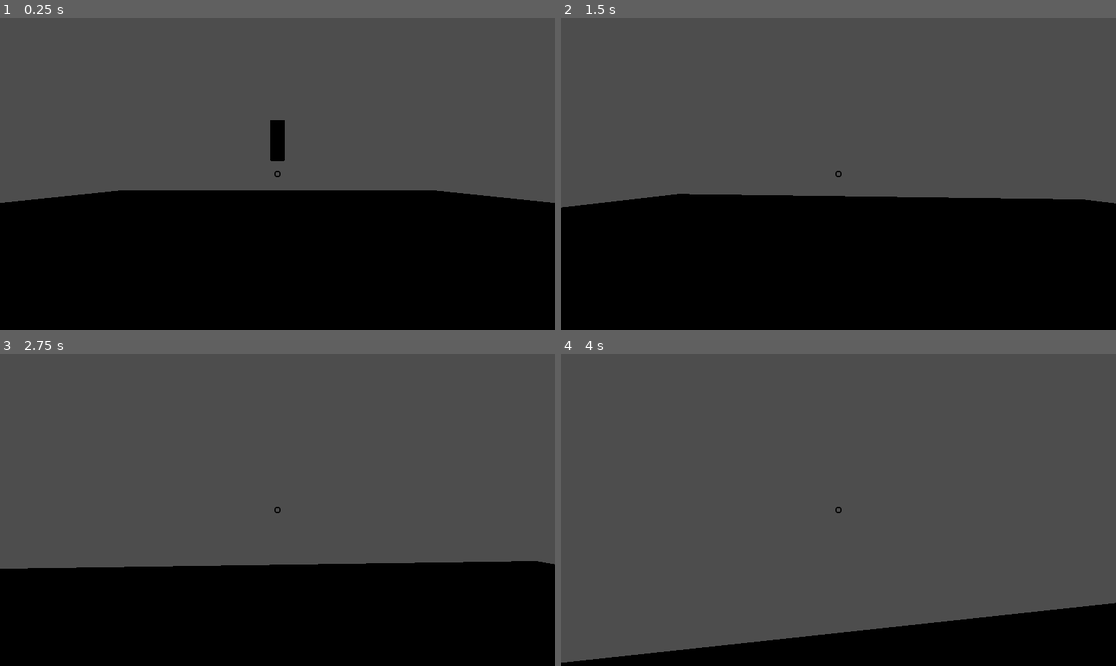
Above: before the commit, frames 1-4 (two rows, left to right).
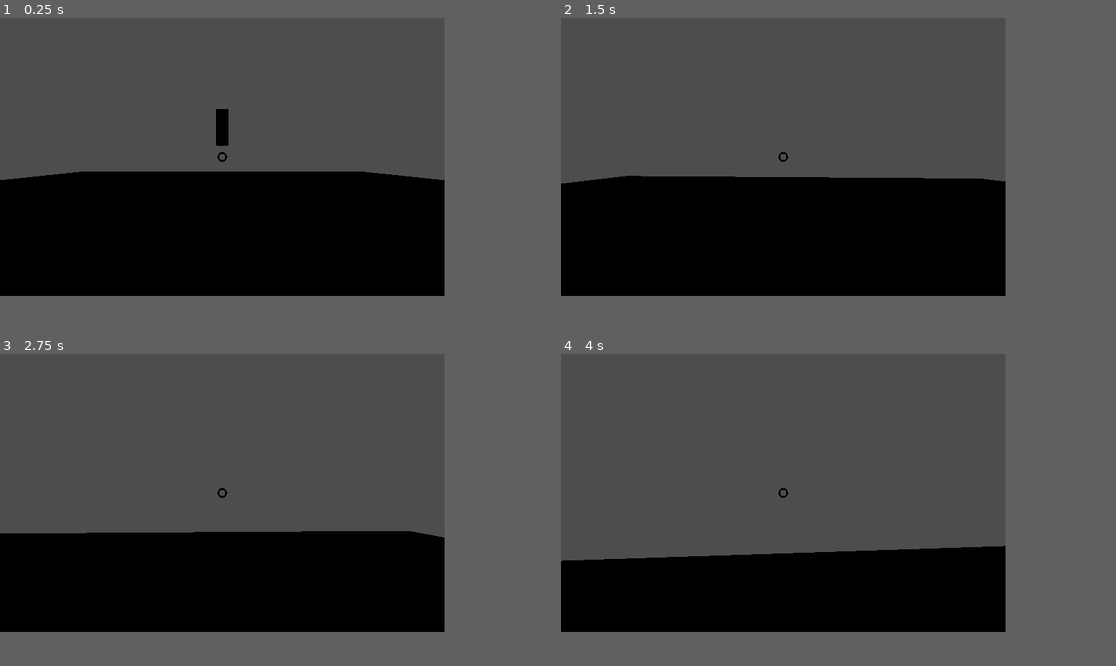
Above: after the commit, the same moments.

Repository: alt-romes/ggj24
Game: Godot game, scene res://Ragdoll.tscn
The game is run twice, just before and just after one commit, with the same random seed, the same clock (stepped at 60 frames per second) and the same inputs. Sound files missing from this copy of the repository are replaced by a short silence.
Inputs (mouse positions are in pixels of both pictures, inside the frame that each line leads up to):
- Up to frame 1 (0.25 s): no input
- Up to frame 2 (1.5 s): move the mouse to (866, 174) at 0.52 s; hold W (Forward) from 0.53 s (still down); tap Space (Space) at 0.6 s; click (866, 174) at 0.67 s; move the mouse to (810, 174) at 1.27 s; click (810, 174) at 1.35 s
- Up to frame 3 (2.75 s): keep holding W (Forward); move the mouse to (288, 503) at 2.02 s; tap Space (Space) at 2.1 s
- Up to frame 4 (4 s): keep holding W (Forward); move the mouse to (832, 516) at 2.77 s; click (832, 516) at 2.85 s; move the mouse to (877, 513) at 3.52 s; tap Space (Space) at 3.6 s
In our replay, the window is 799x449 before the commit and 640x400 after it. These sizes can differ from the game's own. Grey fills any space a smaller window leaves; there, only what the larger window draws over its background counts as a difference.

The runs differ from the first frame. In frame 1, 17% of the frame differs, in the area x 0-100%, y 0-60%; in frame 2, 17%; in frame 3, 22%; in frame 4, 29%, in the area x 0-100%, y 42-100%.

Commit message:
added player footsteps

Diff:
--- a/Player.gd
+++ b/Player.gd
@@ -14,6 +14,10 @@
 var deadBody;
 var dirVec;
 
+#Foot steps variables
+var footSteps;
+var currFootStepsPos = 0;
+
 # Get the gravity from the project settings to be synced with RigidBody nodes.
 var gravity = ProjectSettings.get_setting("physics/3d/default_gravity")
 
@@ -21,6 +25,7 @@
 	Input.set_mouse_mode(Input.MOUSE_MODE_CAPTURED);
 	isHeld = false
 	deadBody = get_tree().get_root().get_node("World/DeadBody")
+	footSteps = self.get_node("AudioStreamPlayer")
 
 func _process(delta):
 	input_dir = Input.get_vector("Left", "Right", "Forward", "Backward")
@@ -37,12 +42,25 @@
 
 	# Get the input direction and handle the movement/deceleration.
 	# As good practice, you should replace UI actions with custom gameplay actions.
+	var moving_x_or_z_not_y
 	if direction:
 		velocity.x = direction.x * SPEED
 		velocity.z = direction.z * SPEED
+		if(velocity.y == 0):
+			moving_x_or_z_not_y = true
 	else:
 		velocity.x = move_toward(velocity.x, 0, SPEED)
 		velocity.z = move_toward(velocity.z, 0, SPEED)
+		moving_x_or_z_not_y = false
+
+	if(moving_x_or_z_not_y):
+		if(!footSteps.playing):
+			footSteps.play()
+			footSteps.seek(currFootStepsPos)
+	else:
+		if(footSteps.playing):
+			currFootStepsPos = footSteps.get_playback_position()
+			footSteps.stop()
 
 	move_and_slide()
 	if isHeld:
--- a/Ragdoll.tscn
+++ b/Ragdoll.tscn
@@ -1,7 +1,8 @@
-[gd_scene load_steps=8 format=3 uid="uid://dsew42i6hita3"]
+[gd_scene load_steps=9 format=3 uid="uid://dsew42i6hita3"]
 
 [ext_resource type="PackedScene" uid="uid://c41pfexo2afa7" path="res://player.tscn" id="1_ft3r3"]
 [ext_resource type="Texture2D" uid="uid://cnorpy48aqqiv" path="res://Sprite/crosshair.png" id="2_3elqw"]
+[ext_resource type="AudioStream" uid="uid://dk5alsiuebsxo" path="res://Sound/footsteps.mp3" id="2_bu2cy"]
 
 [sub_resource type="BoxShape3D" id="BoxShape3D_s5b3c"]
 size = Vector3(31.412, 1, 41.2583)
@@ -19,6 +20,9 @@
 [node name="World" type="Node3D"]
 
 [node name="Player" parent="." instance=ExtResource("1_ft3r3")]
+
+[node name="AudioStreamPlayer" type="AudioStreamPlayer" parent="Player"]
+stream = ExtResource("2_bu2cy")
 
 [node name="Ground" type="StaticBody3D" parent="."]
 
--- a/background_auido.tscn
+++ b/background_auido.tscn
@@ -4,4 +4,5 @@
 
 [node name="AudioStreamPlayer" type="AudioStreamPlayer"]
 stream = ExtResource("1_2v1go")
+volume_db = -0.5
 autoplay = true
--- a/project.godot
+++ b/project.godot
@@ -18,6 +18,11 @@
 [autoload]
 
 BackgroundAuido="*res://background_auido.tscn"
+
+[display]
+
+window/size/viewport_width=640
+window/size/viewport_height=400
 
 [file_customization]
 
Not shown, added: Sound/footsteps.mp3.import
Not shown, added: Sound/footsteps.mp3
